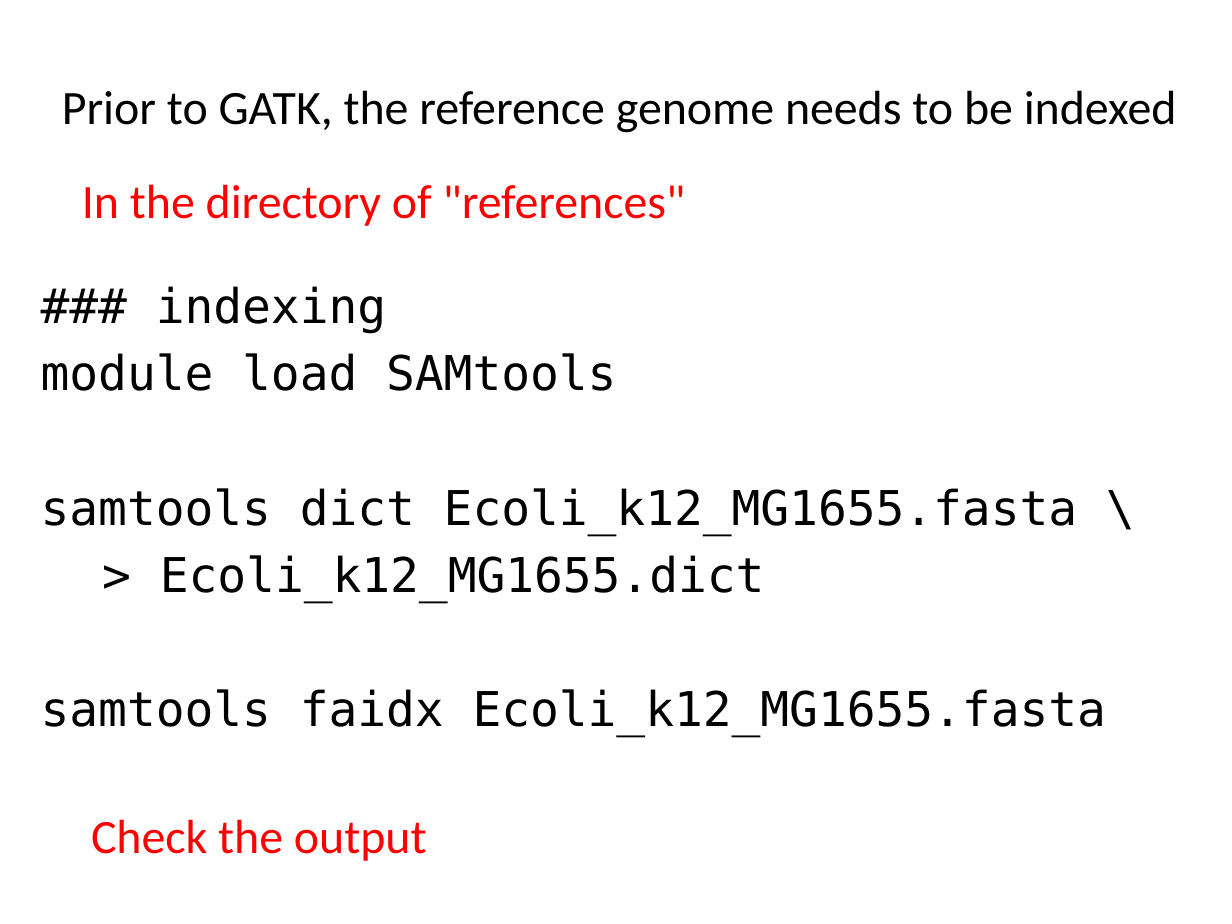
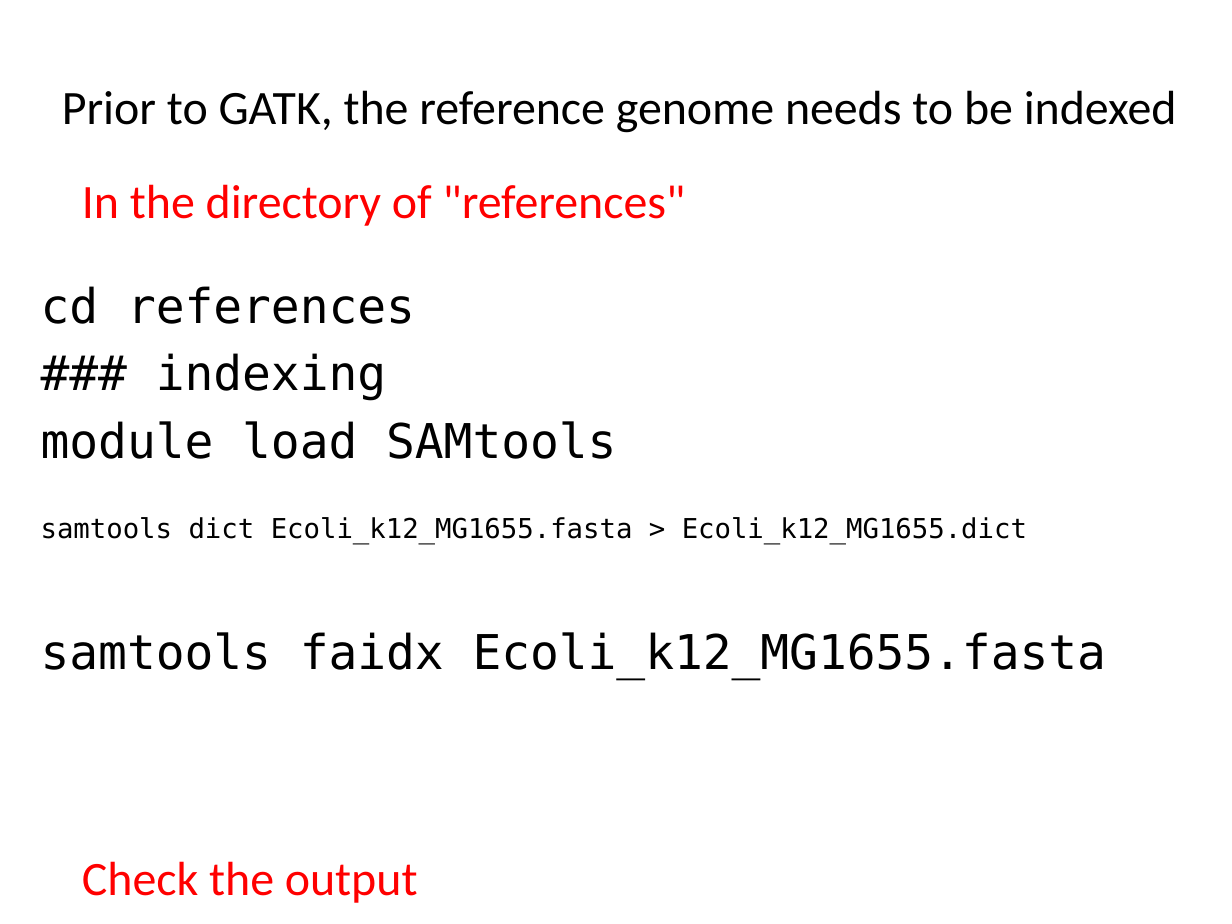
Before and after one commit to liu3zhenlab/teaching, a slide deck: slide 8 of PLPTH813Bioinformatis/2023/labs/lab06_variants.pptx. Drawn at 1232x924 pixels with LibreOffice and Linux fonts; fonts in the diff are those of the drawing. Boxes give left, top, right and bottom in pixels: in the first picture for what was removed or moved away, otherwise in the second. Text is boxed around its words. In the diff, an @@ line names an element or a change of style, - is before the commit and + after.

```diff
--- a/PLPTH813Bioinformatis/2023/labs/lab06_variants.pptx
+++ b/PLPTH813Bioinformatis/2023/labs/lab06_variants.pptx
@@ text at bbox=[41, 286, 415, 324]: paragraph added @@
+cd references
@@ text at bbox=[41, 517, 1027, 544]: text changed; size 28 to 16 pt @@
-samtools dict Ecoli_k12_MG1655.fasta \
-> Ecoli_k12_MG1655.dict
+samtools dict Ecoli_k12_MG1655.fasta > Ecoli_k12_MG1655.dict
@@ text "Check the output": place and size @@
-text "Check the output" at bbox=[91, 819, 427, 861]
+text "Check the output" at bbox=[82, 861, 418, 903]
```
Also in this commit, not shown: 7 other slides changed, 1 slide removed, 4 other files.
